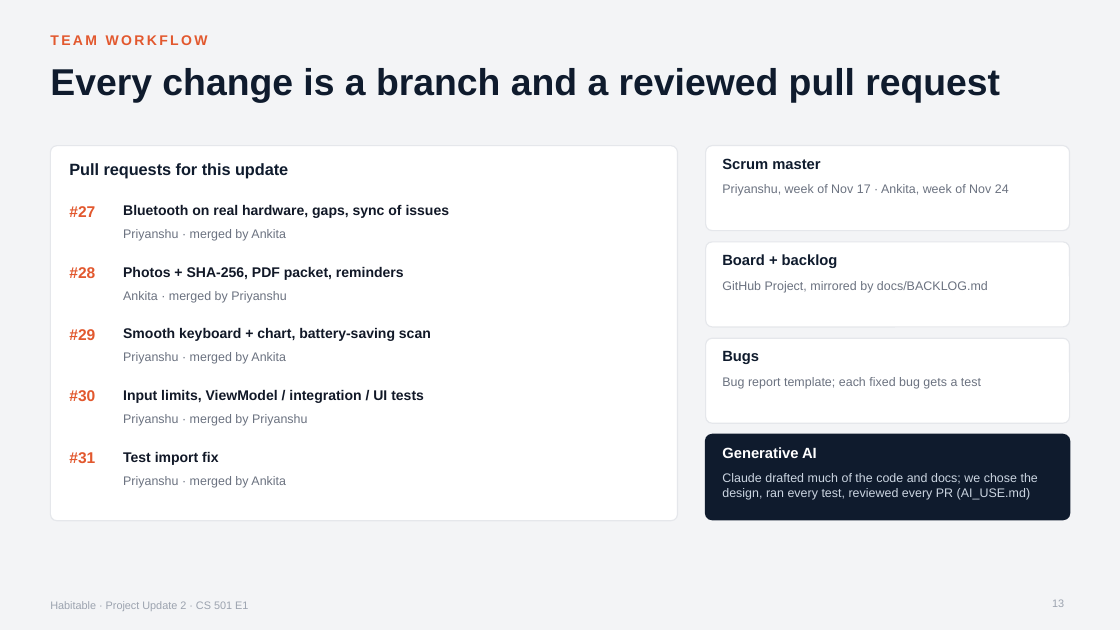
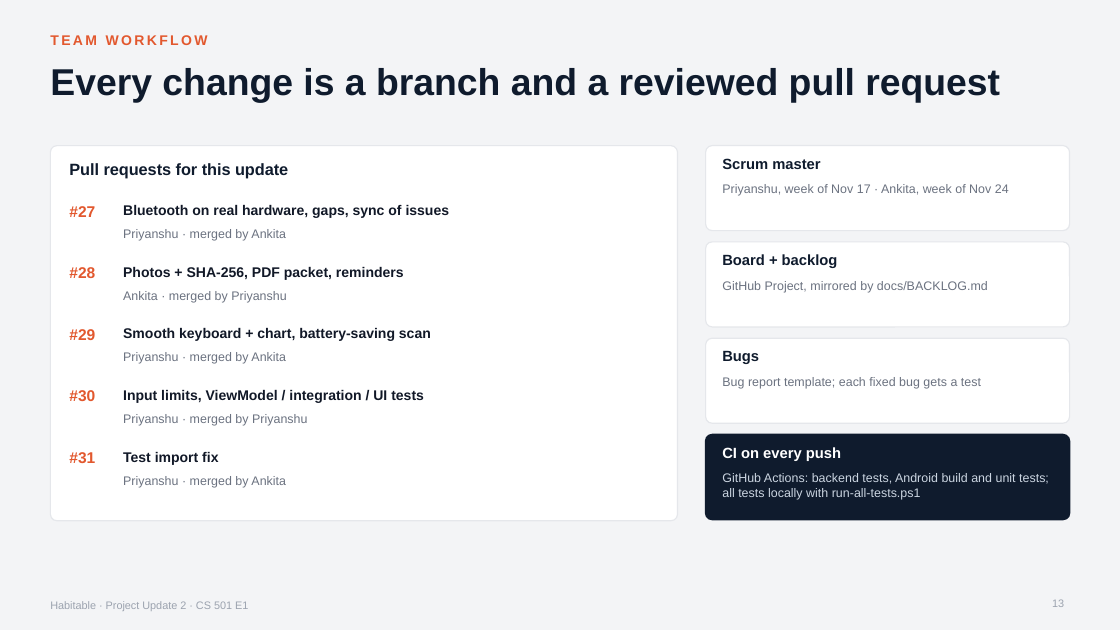
Before and after one commit to Priyanshusingh09876/Habitable, a slide deck: slide 13 of docs/Update2_Slides.pptx. Drawn at 1120x630 pixels with LibreOffice and Linux fonts; fonts in the diff are those of the drawing. Boxes give left, top, right and bottom in pixels: in the first picture for what was removed or moved away, otherwise in the second. Text is boxed around its words. In the diff, an @@ line names an element or a change of style, - is before the commit and + after.

Commit message:
Remove AI wording from slides and docs

```diff
--- a/docs/Update2_Slides.pptx
+++ b/docs/Update2_Slides.pptx
@@ text at box(722, 447, 841, 461): text changed @@
-Generative AI
+CI on every push
@@ text at box(722, 473, 1049, 500): text changed @@
-Claude drafted much of the code and docs; we chose the design, ran every test, reviewed every PR (AI_USE.md)
+GitHub Actions: backend tests, Android build and unit tests; all tests locally with run-all-tests.ps1
```
Also in this commit, not shown: 5 other files.
